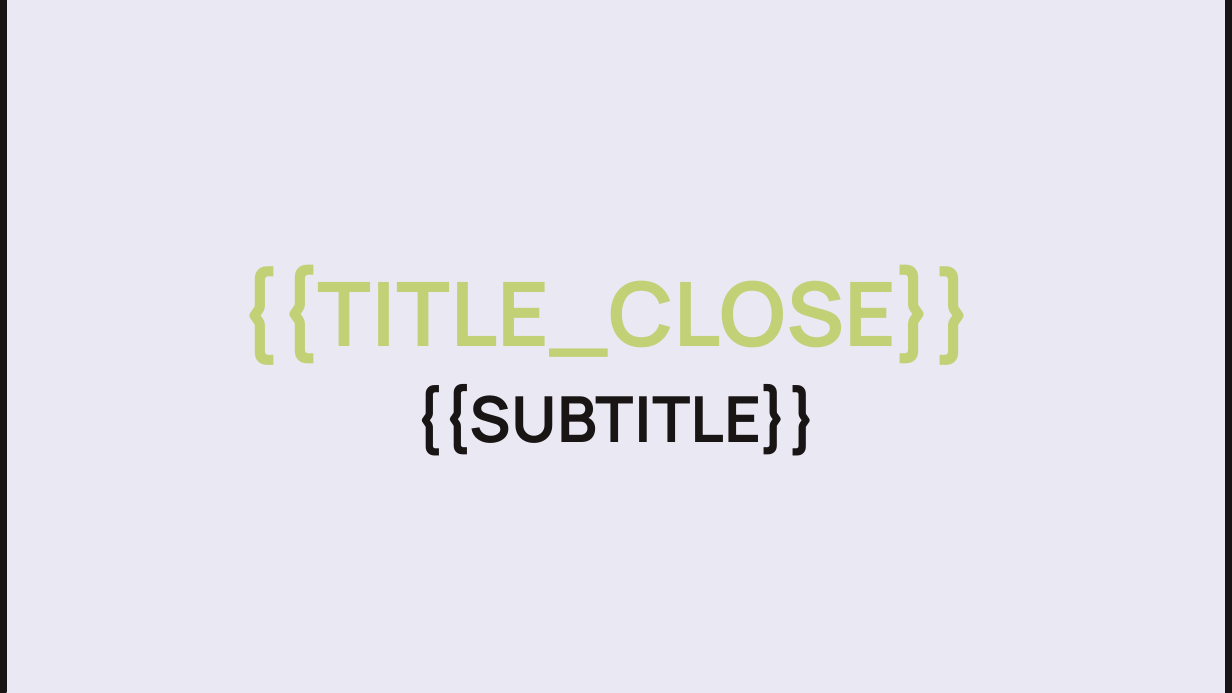
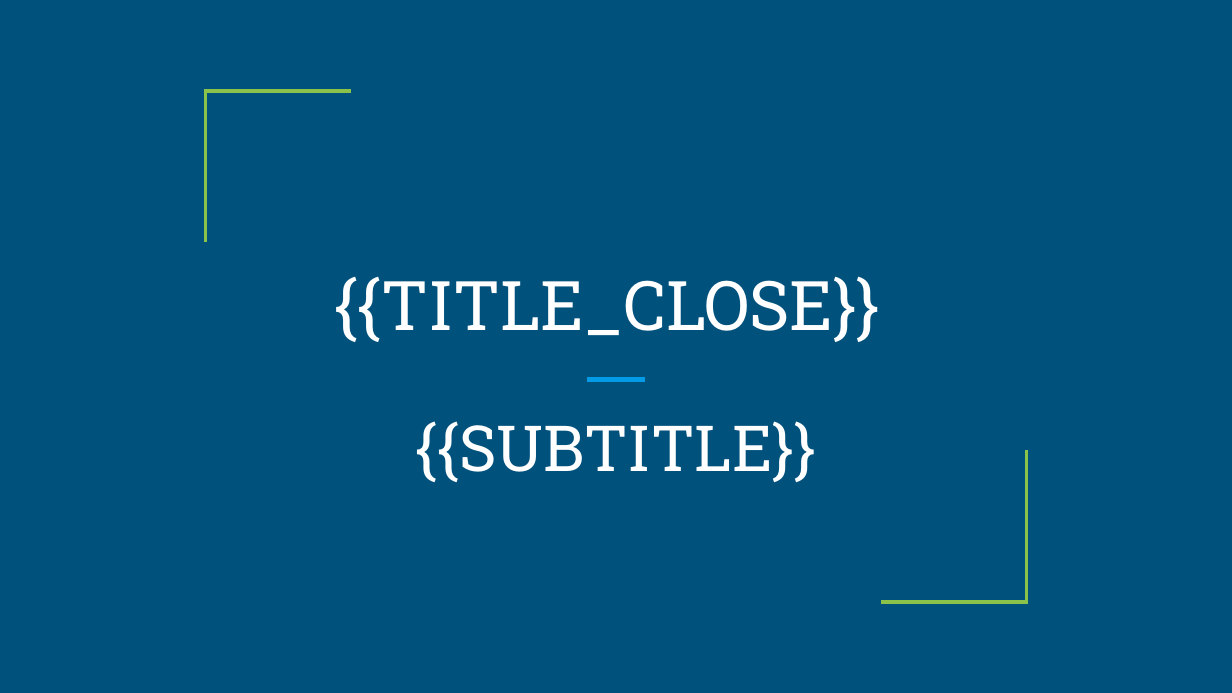
Before and after one commit to andreidiakov/Hack_Axenix_AI_presentation, a slide deck: slide 9 of template.pptx. Drawn at 1232x693 pixels with LibreOffice and Linux fonts; fonts in the diff are those of the drawing. Boxes give left, top, right and bottom in pixels: in the first picture for what was removed or moved away, otherwise in the second. Text is boxed around its words. In the diff, an @@ line names an element or a change of style, - is before the commit and + after.

```diff
--- a/template.pptx
+++ b/template.pptx
@@ background #EAE8F3 to #00517C @@
@@ rectangle removed at (x1=0, y1=0, x2=6, y2=691) @@
@@ rectangle removed at (x1=1226, y1=0, x2=1232, y2=692) @@
@@ freeform shape added at (x1=206, y1=91, x2=351, y2=243), outline #8BC34A 2.25 pt @@
@@ title "{{TITLE_CLOSE}}" moved from (x1=238, y1=264, x2=977, y2=365) to (x1=334, y1=276, x2=880, y2=342) @@
@@ title "{{TITLE_CLOSE}}" at (x1=334, y1=276, x2=880, y2=342): size 52 to 40 pt, font Manrope to Roboto Slab, text colour #C2D076 to #FFFFFF, bold off @@
@@ line added from (588, 379) to (644, 379), #039BE5 3 pt @@
@@ subtitle "{{SUBTITLE}}" moved from (x1=413, y1=384, x2=818, y2=456) to (x1=416, y1=421, x2=817, y2=482) @@
@@ subtitle "{{SUBTITLE}}" at (x1=416, y1=421, x2=817, y2=482): font Manrope to Roboto Slab, text colour #191515 to #FFFFFF, bold off @@
@@ freeform shape added at (x1=881, y1=451, x2=1026, y2=602), outline #8BC34A 2.25 pt @@
```
Also in this commit, not shown: 8 other slides changed, 8 other files.
